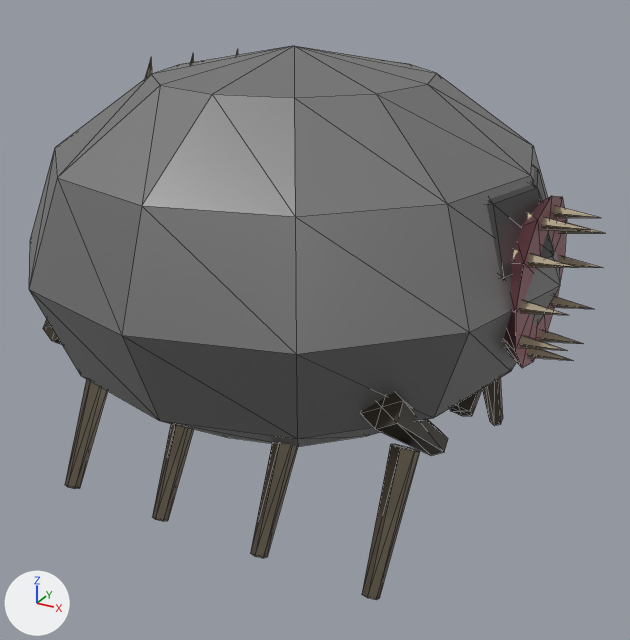
A saved change to the glTF model assets/models/bl_brute.glb.
Rendered twice from a camera (50 mm lens) standing at (35.6, -61.4, 43.8) and looking at (2.6, -1.3, 13.7). The lights are fixed; the arrows at lower left show +X, +Y and +Z. The first picture is the older version. Mesh edges are drawn as thin lines. Vertices at exactly the same position are counted once.

Objects in the first picture: 'body'.
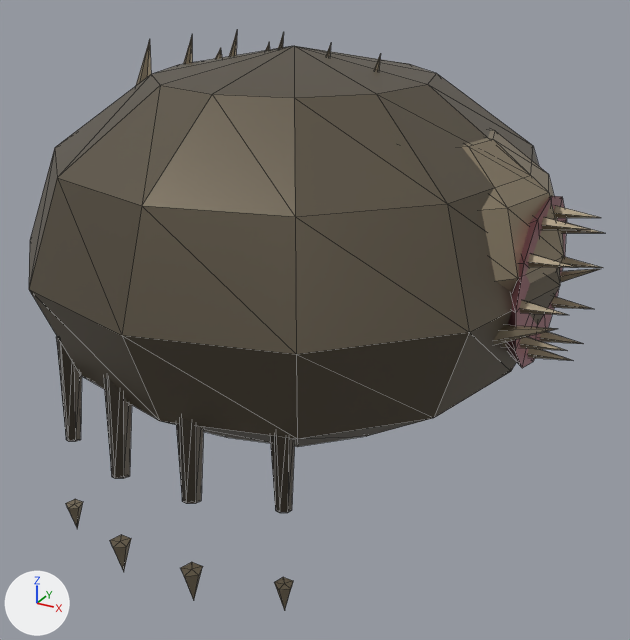
What differs and where, as boxes [x1, y1, x2, y2] in the pictures (630 x 640 px; the box of a moved part takes in the faces that stretch with it):
'body', reshaped (25% shorter)
    before: [29, 46, 603, 600]
    after: [29, 31, 603, 447]
'leg_3_b', added
    after: [103, 377, 132, 572]
    faces in mat_chitindark (brown #3a342b): [103, 377, 132, 478]
    faces in mat_chitinlight (brown #9c8f78): [110, 535, 131, 572]
'leg_5_a', added
    after: [176, 418, 204, 600]
    faces in mat_chitindark (brown #3a342b): [176, 418, 204, 504]
    faces in mat_chitinlight (brown #9c8f78): [181, 562, 203, 600]
'leg_7_b', added
    after: [270, 434, 295, 611]
    faces in mat_chitindark (brown #3a342b): [270, 434, 295, 513]
    faces in mat_chitinlight (brown #9c8f78): [274, 577, 293, 611]
'leg_1_a', added
    after: [56, 337, 83, 529]
    faces in mat_chitindark (brown #3a342b): [56, 337, 82, 441]
    faces in mat_chitinlight (brown #9c8f78): [66, 499, 83, 529]
part 1 of me_bodymesh, moved or reshaped
    before: [487, 166, 554, 280]
    after: [462, 130, 564, 292]
part 2 of me_bodymesh, moved or reshaped (mostly hidden before)
    before: [145, 59, 152, 79]
    after: [136, 39, 151, 85]
part 3 of me_bodymesh, moved or reshaped (mostly hidden)
    before: [190, 55, 193, 63]
    after: [183, 36, 192, 64]
part 4 of me_bodymesh, moved or reshaped (not visible before)
    after: [229, 31, 237, 57]
part 5 of me_bodymesh, moved or reshaped (not visible before)
    after: [374, 54, 381, 70]
part 6 of me_bodymesh, added (mostly hidden)
    after: [560, 269, 599, 283]
part 7 of me_bodymesh, added (brown)
    after: [493, 325, 555, 345]
part 8 of me_bodymesh, deleted
    before: [43, 319, 503, 600]
part 9 of me_bodymesh, recoloured (grey to brown)
    both: [29, 46, 560, 447]

Edits to the bpy script that builds the scene:
```text
Change me_bodymesh:
    remove me_bodymesh.from_pydata(...)  # 674 vertices, 1100 faces; spans x -22.5..24.5, y -22.5..22.5, z -1.2..36.0
    add me_bodymesh.from_pydata(...)  # 1018 vertices, 1728 faces; spans x -22.5..24.5, y -22.5..22.5, z 4.5..37.0
    me_bodymesh part 1: the loose piece of 74 vertices spanning x -3.8..21.8, y -12.8..12.8, z 12.9..32.1 is scaled about its middle by (0.941, 0.941, 0.954), then moved by (1.5, 0.0, 0.0), in mat_chitinlight (brown #9c8f78)
    me_bodymesh part 2: the loose piece of 8 vertices spanning x -17.7..-14.2, y -1.5..1.5, z 25.3..34.4 is moved by (0.0, 0.0, 1.5)
    me_bodymesh part 3: the loose piece of 8 vertices spanning x -13.5..-9.7, y -1.5..1.5, z 24.7..34.9 is moved by (0.0, 0.0, 1.5)
    me_bodymesh part 4: the loose piece of 8 vertices spanning x -9.3..-5.2, y -1.5..1.5, z 24.2..35.5 is moved by (0.0, 0.0, 1.5)
    me_bodymesh part 5: the loose piece of 8 vertices spanning x 3.9..7.4, y -1.5..1.5, z 25.3..34.4 is moved by (0.0, 0.0, 1.5)
    me_bodymesh part 6: the loose piece of 8 vertices spanning x -0.5..3.2, y -1.5..1.5, z 24.7..34.9 is copied, and the copy is multiplied about its middle by the matrix ((0.567, 0.0, 0.792), (-0.272, 0.915, 0.194), (-0.744, -0.334, 0.532)), then moved by (17.7, 6.1, -11.5); it spans x 14.4..24.1, y 4.0..6.8, z 14.9..19.7
    me_bodymesh part 7: the loose piece of 8 vertices spanning x -0.5..3.2, y -1.5..1.5, z 24.7..34.9 is copied, and the copy is multiplied about its middle by the matrix ((0.567, 0.0, 0.792), (0.272, 0.915, -0.194), (-0.744, 0.334, 0.532)), then moved by (17.7, -6.1, -11.5); it spans x 14.4..24.1, y -6.8..-4.0, z 14.9..19.7
    me_bodymesh part 8: 16 loose pieces with 224 vertices, spanning x -16.0..16.0, y -15.3..15.3, z -1.2..15.9, are deleted
    me_bodymesh part 9: 120 faces spanning x -22.5..22.5, y -22.5..22.5, z 4.5..36.0 switch from mat_team (grey #8f8f8f) to mat_chitin (brown #6d6455)
    other edits to the shape of me_bodymesh do not show in these pictures
    add me_bodymesh.materials.append(mat_teamlight)  # light grey #c4c4c4
Add ob_leg_7_b:
    ob_leg_7_b = bpy.data.objects.new('leg_7_b', me_leg_7_bmesh)  # 75 vertices, 130 faces; spans x -3.7..2.0, y -14.2..1.6, z -16.0..6.6; in mat_chitindark (brown #3a342b), mat_chitin (brown #6d6455), mat_chitinlight (brown #9c8f78)
    ob_leg_7_b.location = (9.0, -6.2, 15.8)
Add ob_leg_5_a:
    ob_leg_5_a = bpy.data.objects.new('leg_5_a', me_leg_5_amesh)  # 75 vertices, 130 faces; spans x -4.3..2.3, y -16.6..1.9, z -16.0..7.7; in mat_chitindark (brown #3a342b), mat_chitin (brown #6d6455), mat_chitinlight (brown #9c8f78)
    ob_leg_5_a.location = (2.5, -6.2, 15.8)
Add ob_leg_3_b:
    ob_leg_3_b = bpy.data.objects.new('leg_3_b', me_leg_3_bmesh)  # 75 vertices, 130 faces; spans x -4.3..2.3, y -16.6..1.9, z -16.0..7.7; in mat_chitindark (brown #3a342b), mat_chitin (brown #6d6455), mat_chitinlight (brown #9c8f78)
    ob_leg_3_b.location = (-4.0, -6.2, 15.8)
Add ob_leg_1_a:
    ob_leg_1_a = bpy.data.objects.new('leg_1_a', me_leg_1_amesh)  # 75 vertices, 130 faces; spans x -3.7..2.0, y -14.2..1.6, z -16.0..6.6; in mat_chitindark (brown #3a342b), mat_chitin (brown #6d6455), mat_chitinlight (brown #9c8f78)
    ob_leg_1_a.location = (-10.5, -6.2, 15.8)
```
